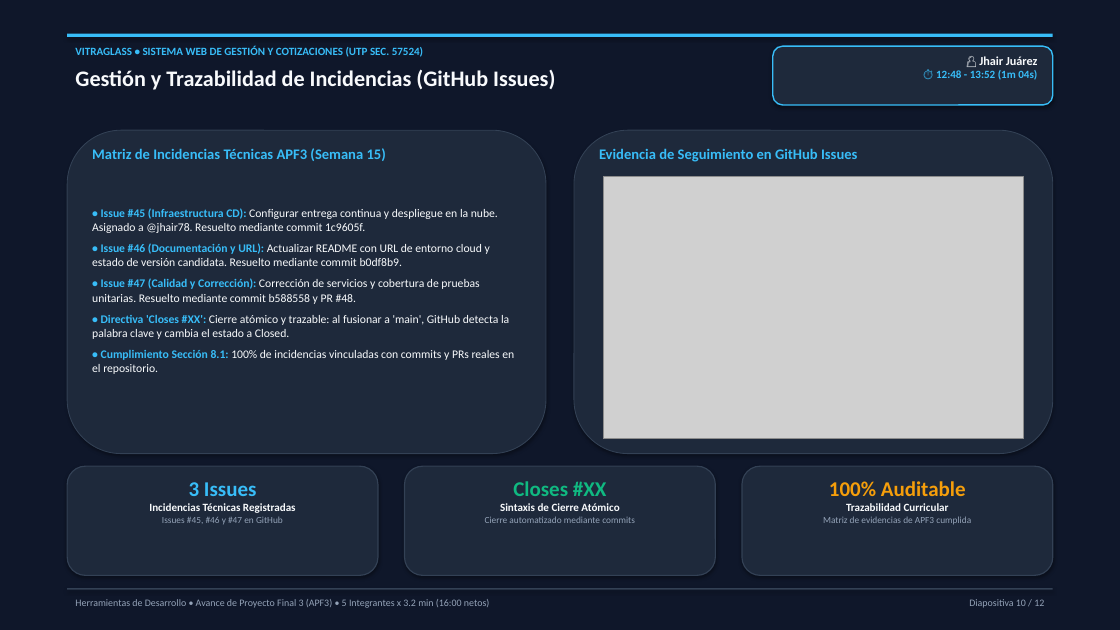
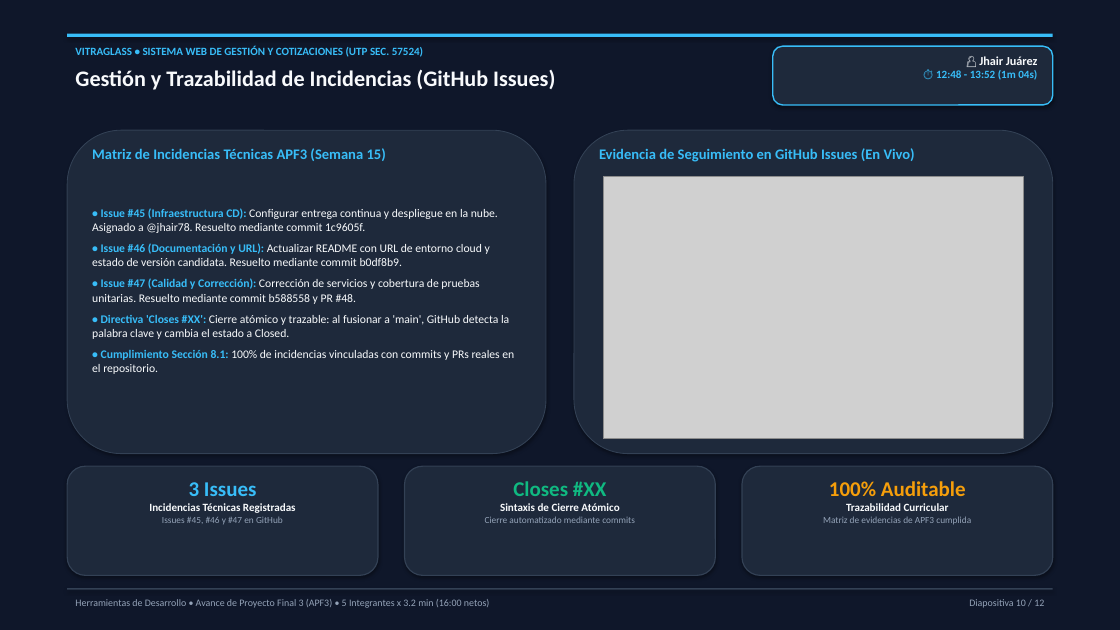
Before and after one commit to Arelizoyarce/front_end_vitraglass, a slide deck: slide 10 of docs/presentaciones/SUSTENTACION_APF3_VITRAGLASS.pptx. Drawn at 1120x630 pixels with LibreOffice and Linux fonts; fonts in the diff are those of the drawing; grey boxes stand for pictures. Boxes give left, top, right and bottom in pixels: in the first picture for what was removed or moved away, otherwise in the second. Text is boxed around its words. In the diff, an @@ line names an element or a change of style, - is before the commit and + after.

```diff
--- a/docs/presentaciones/SUSTENTACION_APF3_VITRAGLASS.pptx
+++ b/docs/presentaciones/SUSTENTACION_APF3_VITRAGLASS.pptx
@@ text at (x1=599, y1=148, x2=915, y2=162): text changed @@
-Evidencia de Seguimiento en GitHub Issues
+Evidencia de Seguimiento en GitHub Issues (En Vivo)
```
Also in this commit, not shown: 2 other slides changed, 15 other files.
